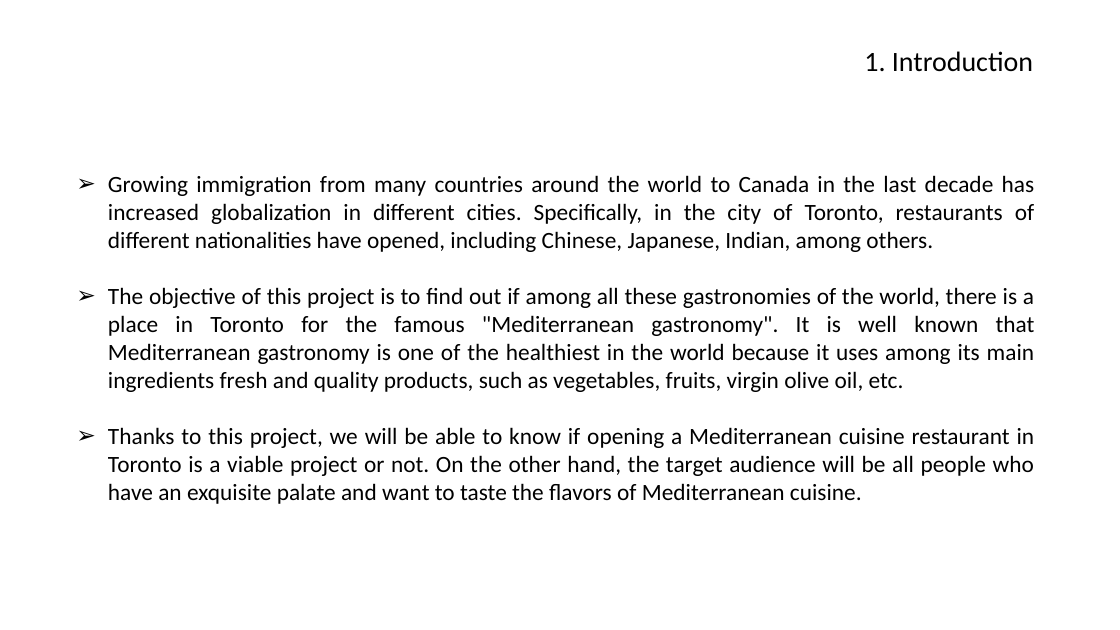
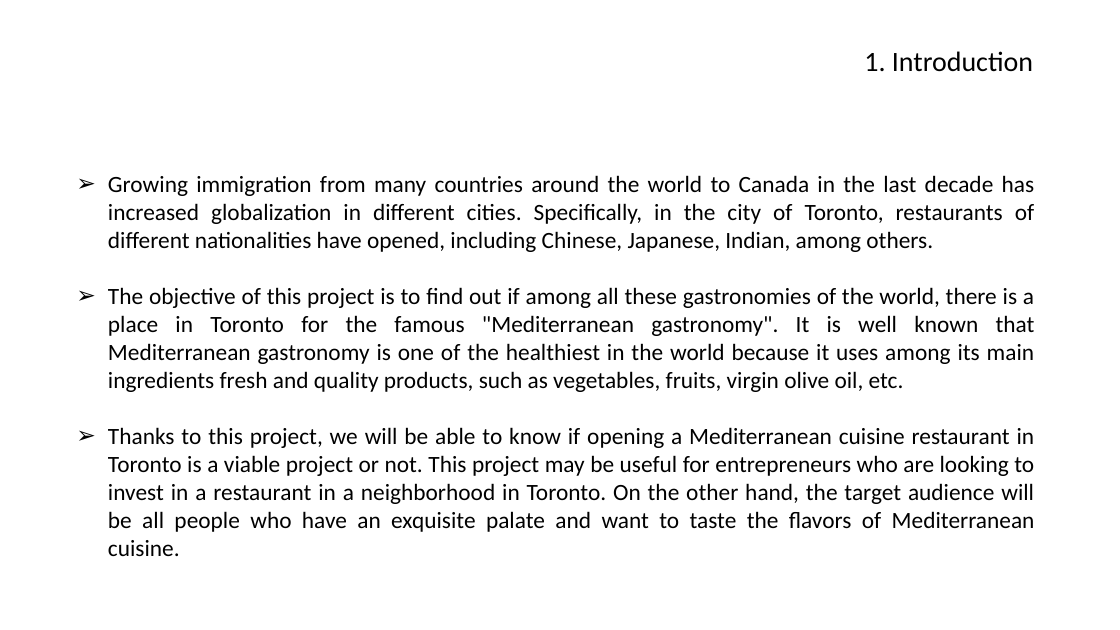
Before and after one commit to Narciso-L/IBM-Data-Science-Professional-Certificate, a slide deck: slide 2 of Course 9 - Applied Data Science Capstone/Week 5/presentation.pptx. Drawn at 1120x630 pixels with LibreOffice and Linux fonts; fonts in the diff are those of the drawing. Boxes give left, top, right and bottom in pixels: in the first picture for what was removed or moved away, otherwise in the second. Text is boxed around its words. In the diff, an @@ line names an element or a change of style, - is before the commit and + after.

Commit message:
Battle of Neighborhoods

```diff
--- a/Course 9 - Applied Data Science Capstone/Week 5/presentation.pptx
+++ b/Course 9 - Applied Data Science Capstone/Week 5/presentation.pptx
@@ text at bbox=[108, 427, 1035, 556]: text changed @@
-➢ Thanks to this project, we will be able to know if opening a Mediterranean cuisine restaurant in Toronto is a viable project or not. On the other hand, the target audience will be all people who have an exquisite palate and want to taste the flavors of Mediterranean cuisine.
+➢ Thanks to this project, we will be able to know if opening a Mediterranean cuisine restaurant in Toronto is a viable project or not. This project may be useful for entrepreneurs who are looking to invest in a restaurant in a neighborhood in Toronto. On the other hand, the target audience will be all people who have an exquisite palate and want to taste the flavors of Mediterranean cuisine.
```
Also in this commit, not shown: 2 other files.
